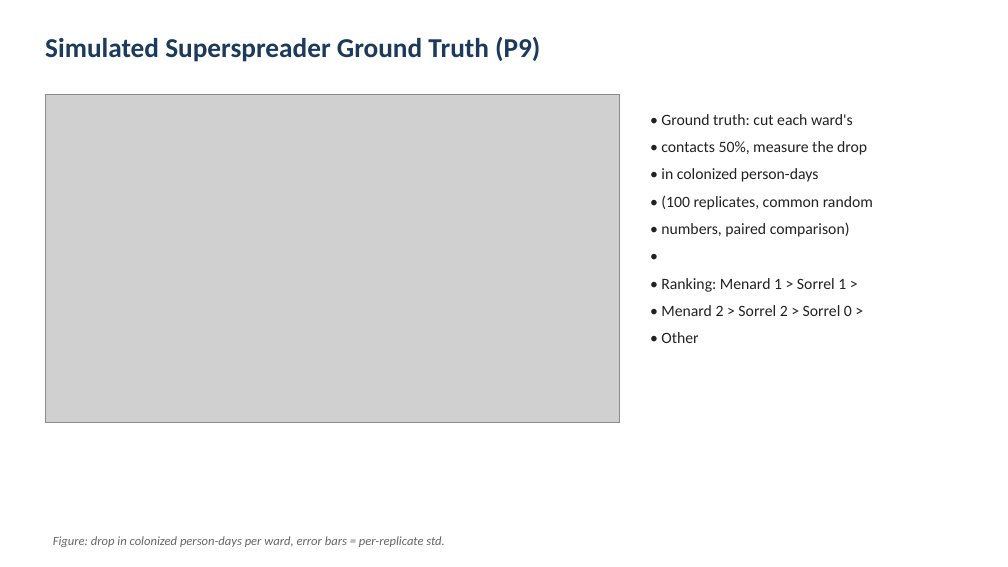
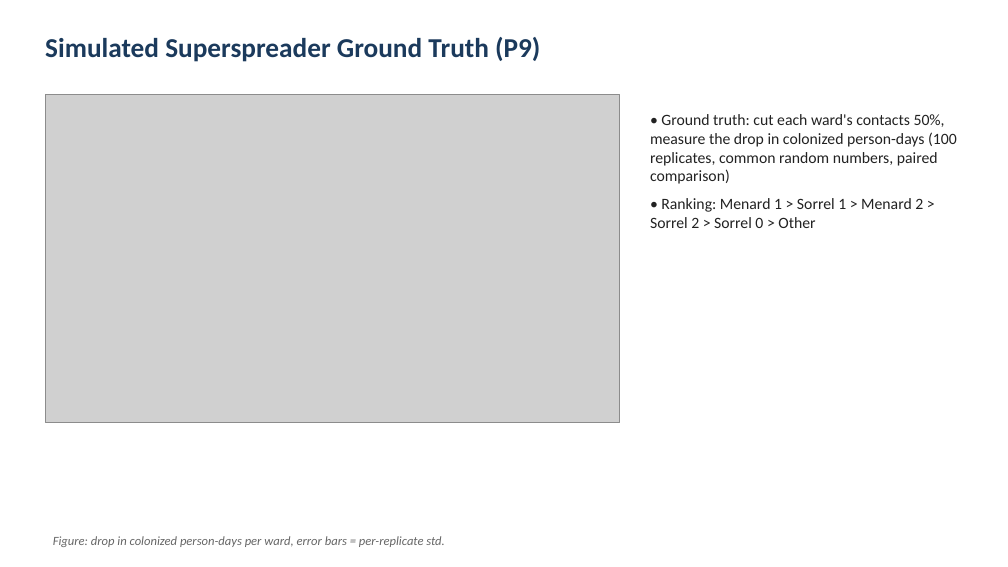
Before and after one commit to kirangautham-82899/Hospital-Acquired-Infection-Networks, a slide deck: slide 14 of P30_slides.pptx. Drawn at 1008x567 pixels with LibreOffice and Linux fonts; fonts in the diff are those of the drawing; grey boxes stand for pictures. Boxes give left, top, right and bottom in pixels: in the first picture for what was removed or moved away, otherwise in the second. Text is boxed around its words. In the diff, an @@ line names an element or a change of style, - is before the commit and + after.

```diff
--- a/P30_slides.pptx
+++ b/P30_slides.pptx
@@ text at box(650, 114, 957, 228): text changed @@
-• Ground truth: cut each ward's
-• contacts 50%, measure the drop
-• in colonized person-days
-• (100 replicates, common random
-• numbers, paired comparison)
-•
-• Ranking: Menard 1 > Sorrel 1 >
-• Menard 2 > Sorrel 2 > Sorrel 0 >
-• Other
+• Ground truth: cut each ward's contacts 50%, measure the drop in colonized person-days (100 replicates, common random numbers, paired comparison)
+• Ranking: Menard 1 > Sorrel 1 > Menard 2 > Sorrel 2 > Sorrel 0 > Other
```
Also in this commit, not shown: 6 other slides changed, 1 other file.
